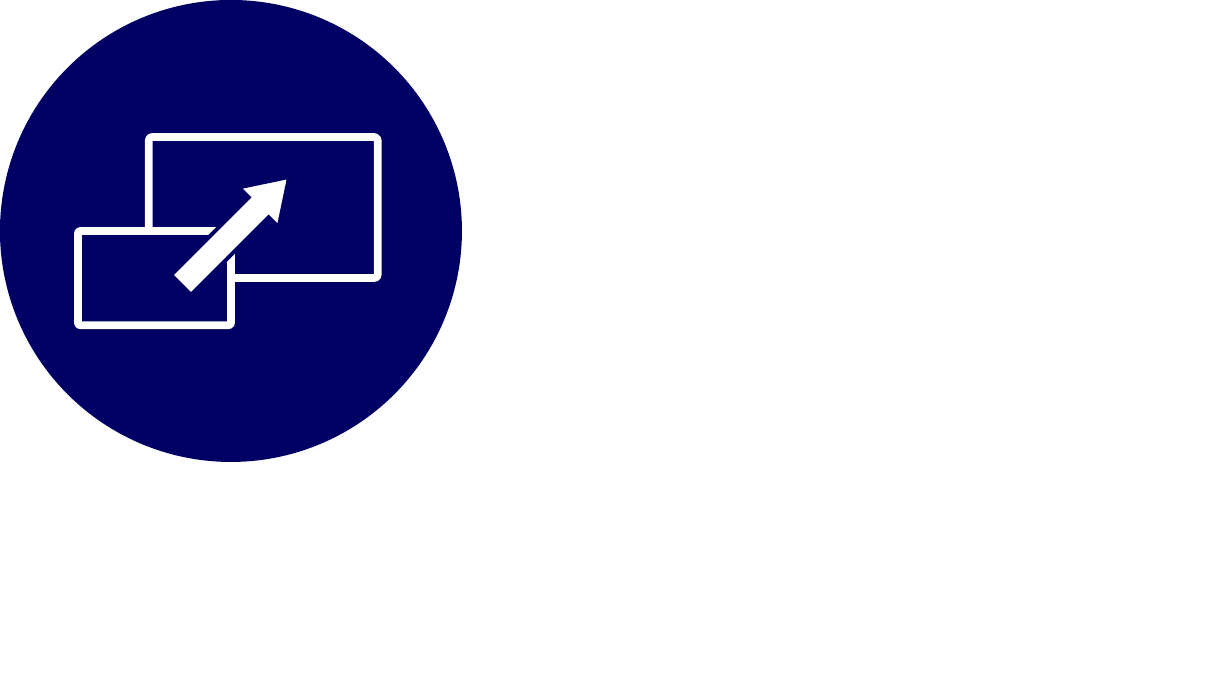
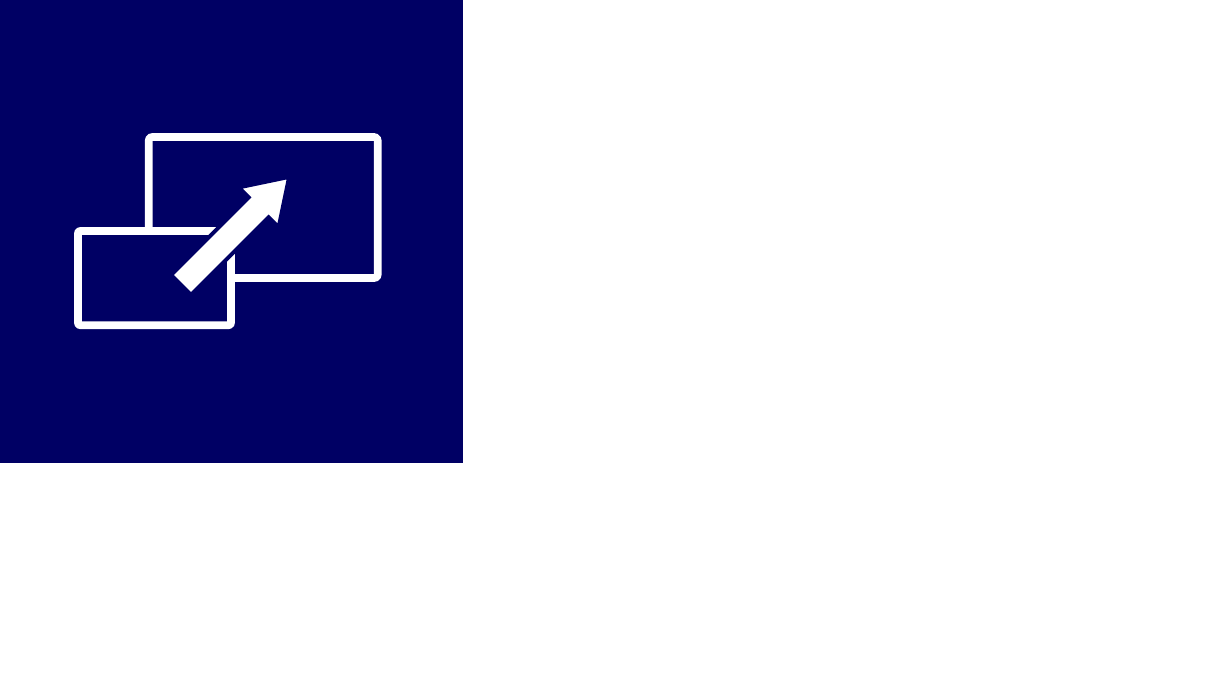
Before and after one commit to ChrisVasterling/chrisvasterling, a slide deck: slide 11 of Files/img/icons/icons.pptx (slide 9 before the commit). Drawn at 1232x693 pixels with LibreOffice and Linux fonts; fonts in the diff are those of the drawing. Boxes give left, top, right and bottom in pixels: in the first picture for what was removed or moved away, otherwise in the second. Text is boxed around its words. In the diff, an @@ line names an element or a change of style, - is before the commit and + after.

```diff
--- a/Files/img/icons/icons.pptx
+++ b/Files/img/icons/icons.pptx
@@ ellipse removed at bbox=[0, 0, 462, 462] @@
@@ rectangle added at bbox=[0, 0, 462, 462], fill #000064, outline #000064 1 pt @@
```
Also in this commit, not shown: 8 other slides changed, 2 slides added, 2 slides removed, 26 other files.
